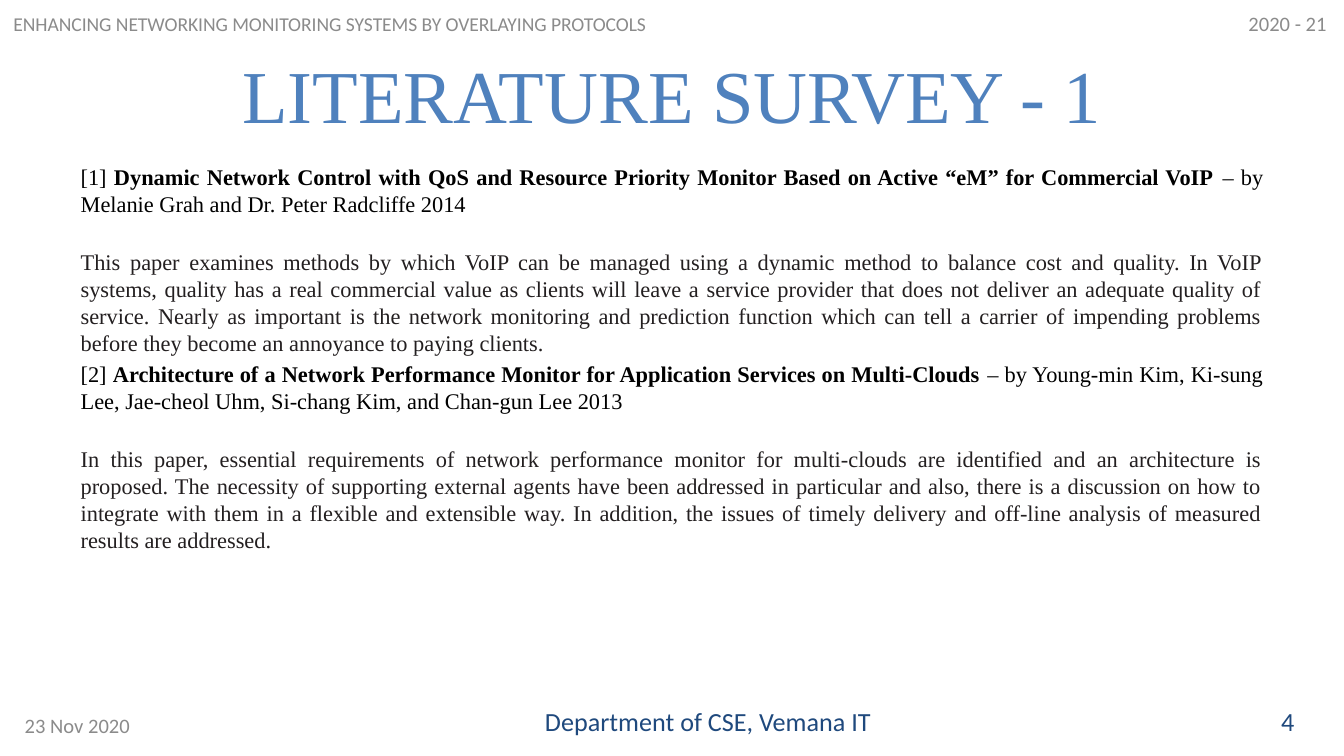
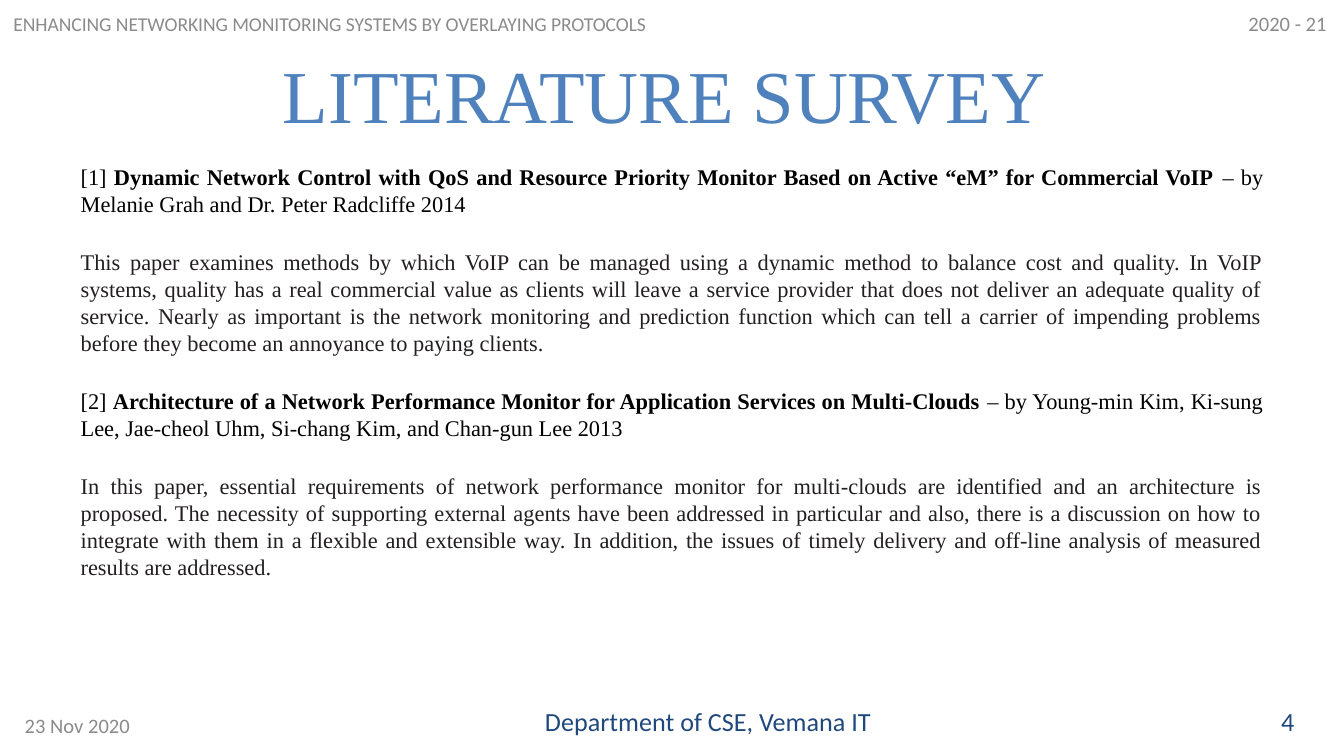
Before and after one commit to rajashreey841/network-monitor, a slide deck: slide 5 of PPT-Review-1.pptx. Drawn at 1344x756 pixels with LibreOffice and Linux fonts; fonts in the diff are those of the drawing. Boxes give left, top, right and bottom in pixels: in the first picture for what was removed or moved away, otherwise in the second. Text is boxed around its words. In the diff, an @@ line names an element or a change of style, - is before the commit and + after.

```diff
--- a/PPT-Review-1.pptx
+++ b/PPT-Review-1.pptx
@@ title at <box>283,73,1045,124</box>: text changed @@
-LITERATURE SURVEY - 1
+LITERATURE SURVEY
@@ text "[1] Dynamic Network Control with ..." rewrapped from <box>81,169,1263,549</box> to <box>81,169,1263,576</box> @@
```
Also in this commit, not shown: 12 other slides changed, 2 slides added.
